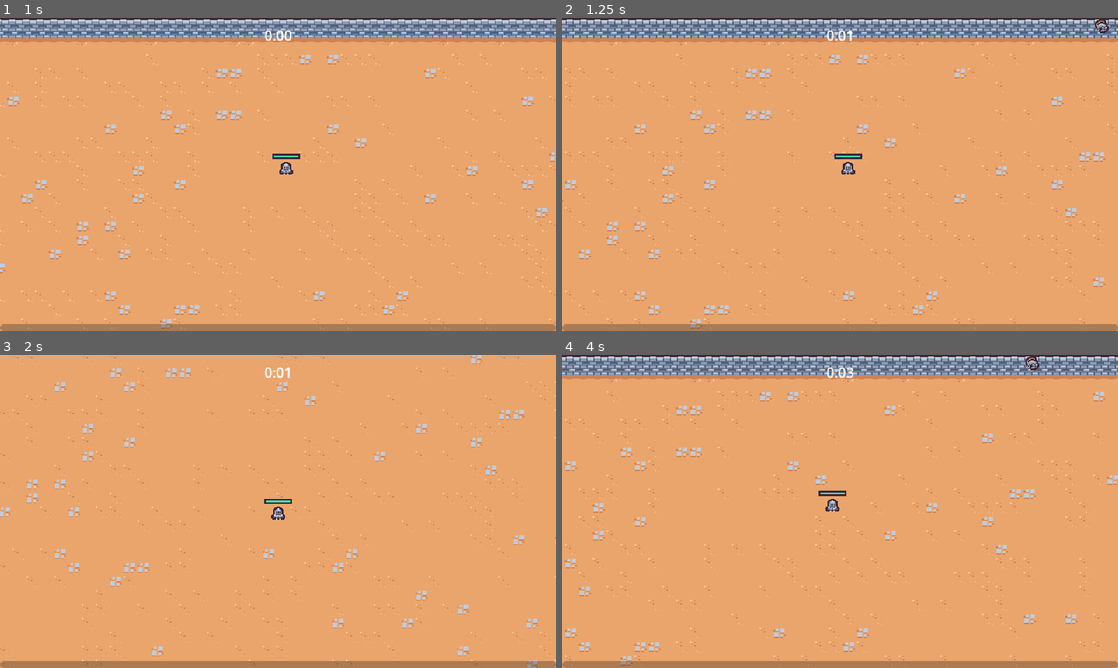
Above: before the commit, frames 1-4 (two rows, left to right).
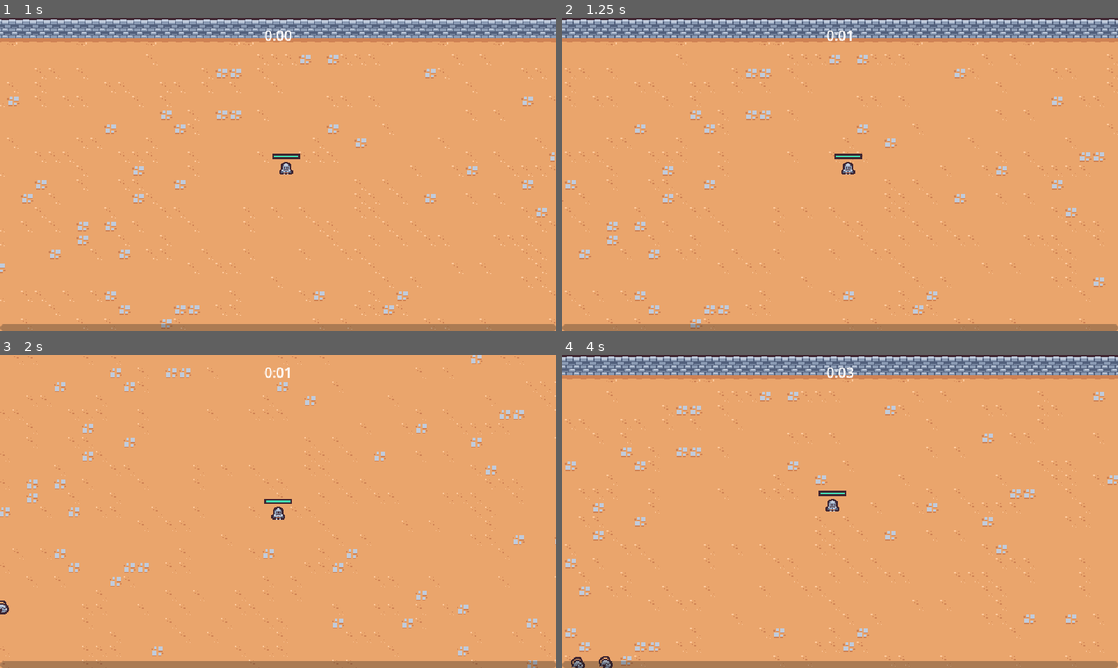
Above: after the commit, the same moments.

Repository: nadeemkhedr/survivor-game-godot
Game: Godot game, scene res://scenes/main/main.tscn
Same seed, same stepped clock (60 frames per second), same inputs: the game is played once before the commit and once after it.
Inputs (mouse positions are in pixels of both pictures, inside the frame that each line leads up to):
- Up to frame 1 (1 s): move the mouse to (400, 158) at 0.52 s; press the mouse at (400, 158) at 0.53 s; hold D (move_right) from 0.53 s (still down)
- Up to frame 2 (1.25 s): keep holding D (move_right)
- Up to frame 3 (2 s): move the mouse to (166, 527) at 1.27 s; release D (move_right) at 1.28 s; release the mouse at (166, 527) at 1.28 s; hold S (move_down) from 1.28 s (still down); click (166, 527) at 1.35 s
- Up to frame 4 (4 s): move the mouse to (895, 442) at 2.02 s; release S (move_down) at 2.03 s; press the mouse at (895, 442) at 2.03 s; hold D (move_right) 2.03-2.78 s; move the mouse to (812, 574) at 2.77 s; release the mouse at (812, 574) at 2.78 s; hold W (move_up) 2.78-3.53 s; click (812, 574) at 2.85 s; move the mouse to (1006, 558) at 3.52 s; press the mouse at (1006, 558) at 3.53 s; hold A (move_left) from 3.53 s (still down)

Frame 1 is identical in both runs. In frame 2, less than 0.1% of the frame differs, in the area x 95-99%, y 0-5%; in frame 3, less than 0.1%; in frame 4, 0.2%, in the area x 1-86%, y 0-100%.

Commit message:
🐛 fix: enemy doesn't spawn outside of map

Diff:
--- a/scenes/manager/enemy_manager.gd
+++ b/scenes/manager/enemy_manager.gd
@@ -16,6 +16,29 @@
 	arena_time_manager.arena_difficulty_increased.connect(on_arena_difficulty_increased)
 
 
+func get_spawn_position():
+	var player = get_tree().get_first_node_in_group("player") as Node2D
+	if player == null:
+		return Vector2.ZERO
+
+
+	var spawn_position = Vector2.ZERO
+	var random_direction = Vector2.RIGHT.rotated(randf_range(0, TAU))
+	for i in 4:
+		spawn_position = player.global_position + (random_direction * SPAWN_RADIUS)
+
+		var query_params = PhysicsRayQueryParameters2D.create(player.global_position, spawn_position, 1)
+		var result = get_tree().root.world_2d.direct_space_state.intersect_ray(query_params)
+
+		if result.is_empty():
+			# no intersection
+			return spawn_position
+		else:
+			random_direction = random_direction.rotated(deg_to_rad(90))
+
+	return spawn_position
+
+
 func on_timer_timeout():
 	timer.start()
 
@@ -23,14 +46,11 @@
 	if player == null:
 		return
 
-	var random_direction = Vector2.RIGHT.rotated(randf_range(0, TAU))
-	var spawn_position = player.global_position + (random_direction * SPAWN_RADIUS)
-
 	var enemy = basic_enemy_scene.instantiate() as Node2D
 
 	var entites_layer = get_tree().get_first_node_in_group("entites_layer")
 	entites_layer.add_child(enemy)
-	enemy.global_position = spawn_position
+	enemy.global_position = get_spawn_position()
 
 
 func on_arena_difficulty_increased(arena_difficulty: int):
